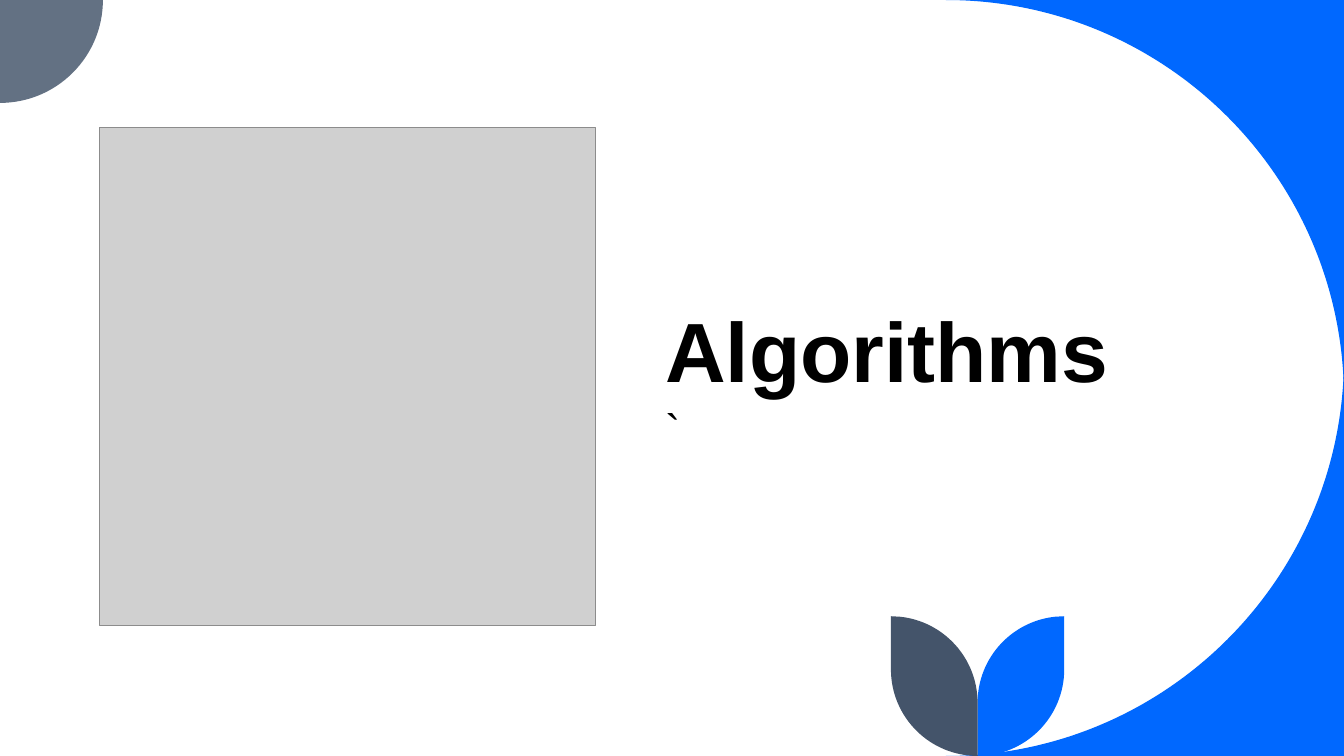
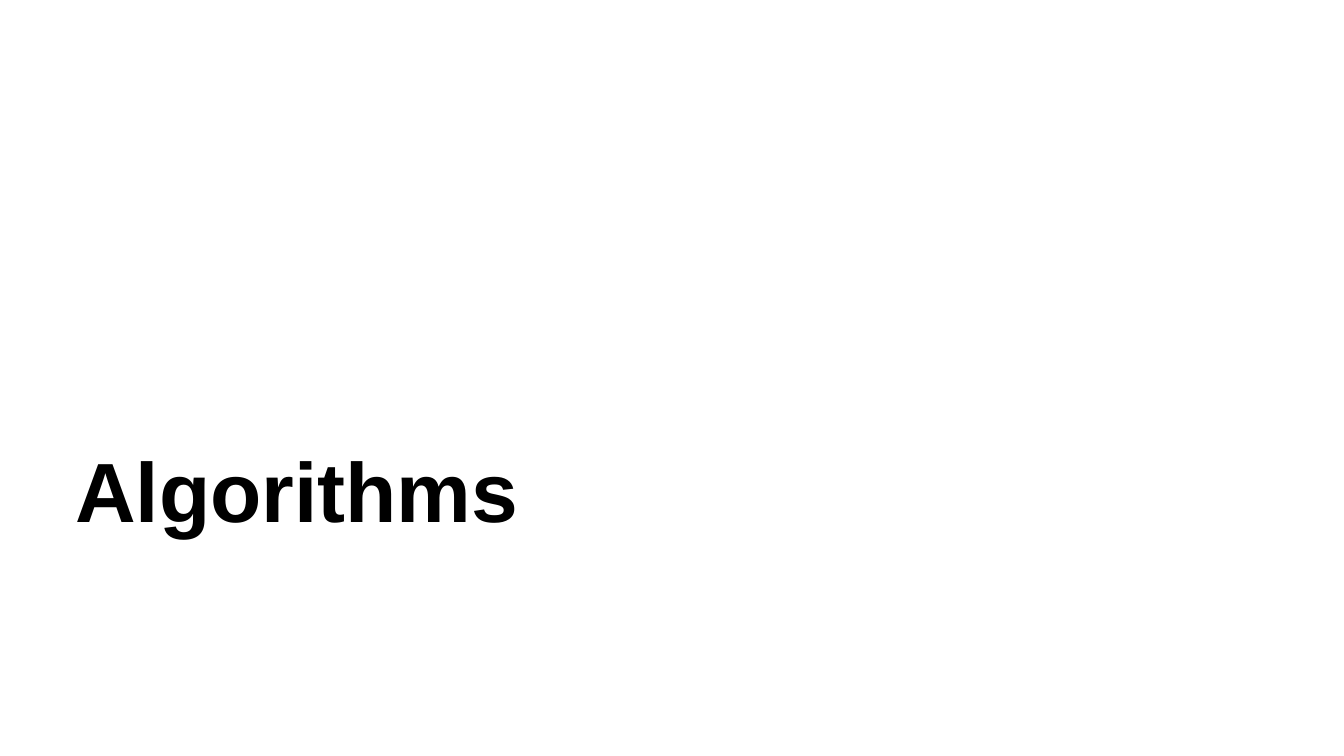
Before and after one commit to aslucky0143/final-year-project, a slide deck: slide 9 of Liver Cirrhosis Prediction System.pptx (slide 10 before the commit). Drawn at 1344x756 pixels with LibreOffice and Linux fonts; fonts in the diff are those of the drawing; grey boxes stand for pictures. Boxes give left, top, right and bottom in pixels: in the first picture for what was removed or moved away, otherwise in the second. Text is boxed around its words. In the diff, an @@ line names an element or a change of style, - is before the commit and + after.

```diff
--- a/Liver Cirrhosis Prediction System.pptx
+++ b/Liver Cirrhosis Prediction System.pptx
@@ picture removed at (x1=100, y1=128, x2=596, y2=626) @@
@@ title "Algorithms" moved from (x1=665, y1=321, x2=1108, y2=397) to (x1=75, y1=461, x2=518, y2=537) @@
@@ subtitle removed at (x1=655, y1=403, x2=1220, y2=605) @@
-`
@@ group removed at (x1=0, y1=0, x2=1344, y2=756): 5 freeform shapes @@
```
Also in this commit, not shown: 15 other slides changed, 4 slides added, 6 slides removed, 2 other files.
